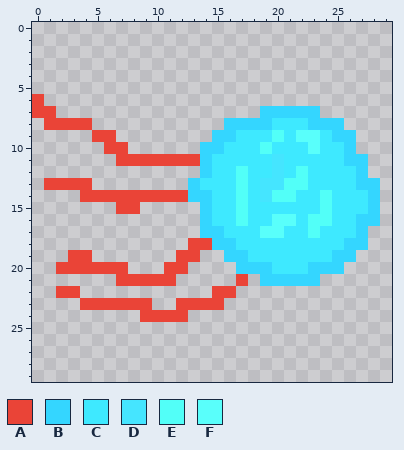
Pixel-art sprite, stored at textures/items/waterdragon_wtd_eye_blue.png. The picture above is the old version.
The file is 30x30 pixels.
Palette (. is transparent): A #ea4437  B #34d6ff  C #3ee9ff  D #45e5ff  E #52fff8  F #59fffb
The result:
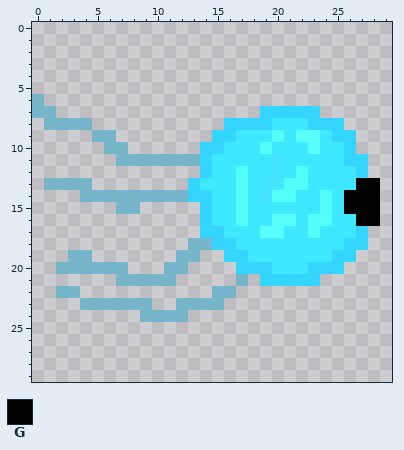
Colours new in this view: G #000000
Author's note on the commit: Dragon eye texture update
The exact change:
colour A: #ea4437 -> #77b5cb
Changed rows in their new state; - is a pixel that keeps its letter.
first column x 26:
13 -GG
14 GGG
15 GGG
16 -GG
